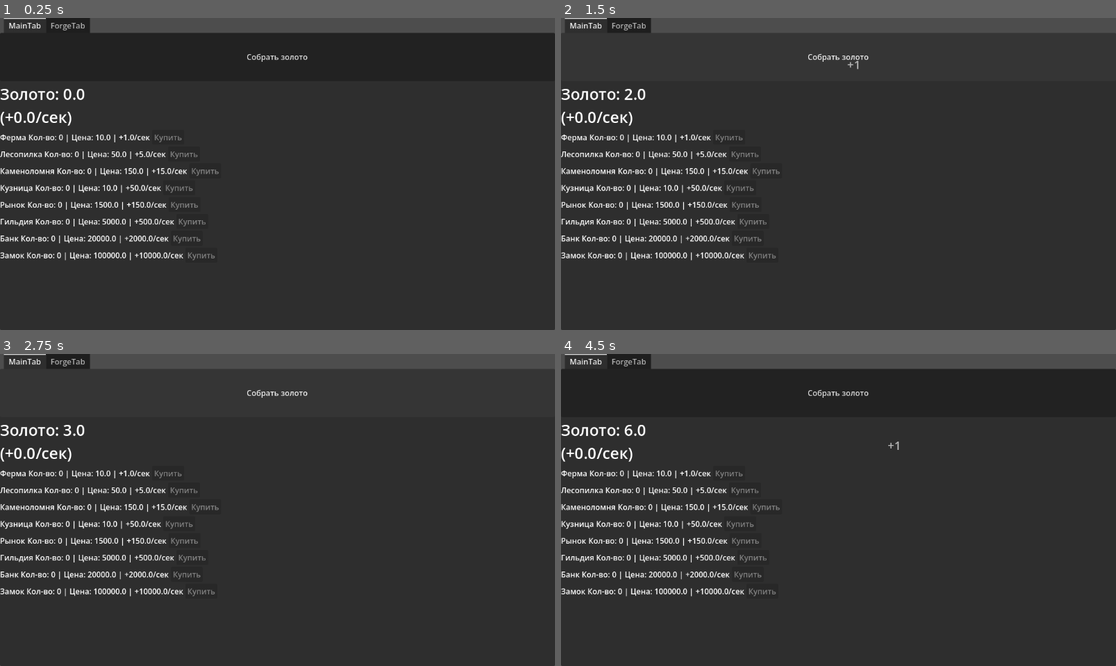
Above: before the commit, frames 1-4 (two rows, left to right).
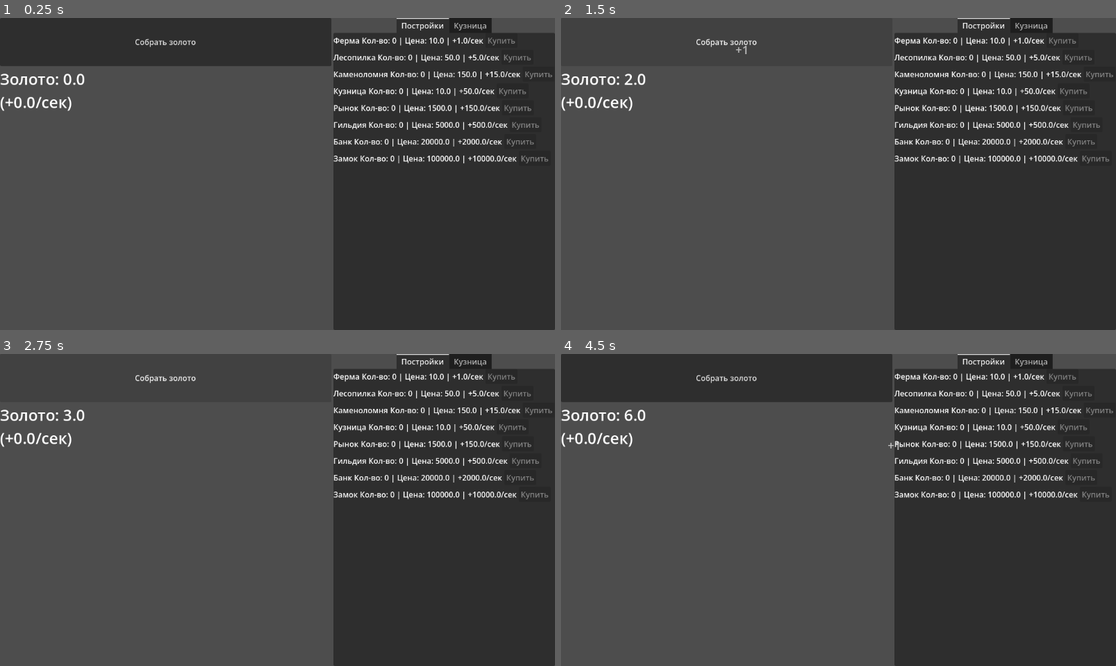
Above: after the commit, the same moments.

Repository: VPodolski/KinkdomClicker
Game: Godot game, scene res://main.tscn
Same seed, same stepped clock (60 frames per second), same inputs: the game is played once before the commit and once after it.
Inputs (mouse positions are in pixels of both pictures, inside the frame that each line leads up to):
- Up to frame 1 (0.25 s): no input
- Up to frame 2 (1.5 s): click "Собрать золото" at 0.5 s; click "Собрать золото" at 1.25 s
- Up to frame 3 (2.75 s): click "Собрать золото" at 2 s
- Up to frame 4 (4.5 s): tap Enter at 2.75, 4.25 s; move the mouse to (960, 494) at 2.77 s; tap Space at 3.5 s; move the mouse to (727, 525) at 3.52 s; move the mouse to (894, 441) at 4.27 s

The runs differ from the first frame. In frame 1, 56% of the frame differs, in the area x 0-100%, y 0-100%; in frame 2, 51%; in frame 3, 51%; in frame 4, 56%.

Commit message:
UI has been updated for the main scene and additional tabs

Diff:
--- a/UI/MainUI.gd
+++ b/UI/MainUI.gd
@@ -3,11 +3,12 @@
 @onready var game = GameLogic  # если добавишь Game в AutoLoad
 
 # UI элементы
-@onready var gold_label = $TabContainer/MainTab/GoldLabel
-@onready var gold_button = $TabContainer/MainTab/GoldButton
-
-@onready var buildings_container = $TabContainer/MainTab/BuildingsContainer
-@onready var upgrades_container = $TabContainer/ForgeTab/ScrollContainer/UpgradesContainer
+@onready var gold_label = $HBoxContainer/LeftPanel/GoldLabel
+@onready var gold_button = $HBoxContainer/LeftPanel/GoldButton
+
+@onready var right_panel = $HBoxContainer/RightPanel
+@onready var buildings_container = $HBoxContainer/RightPanel/BuildingTab/Buildings/BuildingsContainer
+@onready var upgrades_container = $HBoxContainer/RightPanel/ForgeTab/Upgrades/UpgradesContainer
 
 var building_item_scene = preload("res://ui/BuildingItem.tscn")
 var upgrade_item_scene = preload("res://ui/UpgradeItem.tscn")
@@ -27,6 +28,8 @@
 	create_buildings_ui()
 	create_upgrades_ui()
 
+	right_panel.set_tab_title(0, "Постройки")
+	right_panel.set_tab_title(1, "Кузница")
 
 func _process(delta):
 	ui_update_timer += delta
--- a/main.tscn
+++ b/main.tscn
@@ -11,55 +11,70 @@
 grow_vertical = 2
 script = ExtResource("1_ig7tw")
 
-[node name="TabContainer" type="TabContainer" parent="." unique_id=565127916]
+[node name="HBoxContainer" type="HBoxContainer" parent="." unique_id=707017350]
 layout_mode = 1
 anchors_preset = 15
 anchor_right = 1.0
 anchor_bottom = 1.0
 grow_horizontal = 2
 grow_vertical = 2
-current_tab = 0
 
-[node name="MainTab" type="VBoxContainer" parent="TabContainer" unique_id=1750776209]
+[node name="LeftPanel" type="VBoxContainer" parent="HBoxContainer" unique_id=171810049]
 layout_mode = 2
-metadata/_tab_index = 0
+size_flags_horizontal = 3
+size_flags_stretch_ratio = 3.0
 
-[node name="GoldButton" type="Button" parent="TabContainer/MainTab" unique_id=1397629066]
+[node name="GoldButton" type="Button" parent="HBoxContainer/LeftPanel" unique_id=1397629066]
 custom_minimum_size = Vector2(300, 100)
 layout_mode = 2
 text = "Собрать золото"
 
-[node name="GoldLabel" type="Label" parent="TabContainer/MainTab" unique_id=605480262]
+[node name="GoldLabel" type="Label" parent="HBoxContainer/LeftPanel" unique_id=605480262]
 layout_mode = 2
 theme_override_font_sizes/font_size = 32
 text = "Золото: 0"
 
-[node name="AutoGoldTimer" type="Timer" parent="TabContainer/MainTab" unique_id=154780128]
+[node name="AutoGoldTimer" type="Timer" parent="HBoxContainer/LeftPanel" unique_id=154780128]
 autostart = true
 
-[node name="BuildingsContainer" type="VBoxContainer" parent="TabContainer/MainTab" unique_id=1449457944]
+[node name="RightPanel" type="TabContainer" parent="HBoxContainer" unique_id=565127916]
+layout_mode = 2
+size_flags_horizontal = 3
+size_flags_stretch_ratio = 2.0
+tab_alignment = 1
+current_tab = 0
+
+[node name="BuildingTab" type="VBoxContainer" parent="HBoxContainer/RightPanel" unique_id=1750776209]
+layout_mode = 2
+metadata/_tab_index = 0
+
+[node name="Buildings" type="ScrollContainer" parent="HBoxContainer/RightPanel/BuildingTab" unique_id=1640981212]
+layout_mode = 2
+size_flags_vertical = 3
+
+[node name="BuildingsContainer" type="VBoxContainer" parent="HBoxContainer/RightPanel/BuildingTab/Buildings" unique_id=1449457944]
 layout_mode = 2
 
-[node name="ForgeTab" type="VBoxContainer" parent="TabContainer" unique_id=199863777]
+[node name="ForgeTab" type="VBoxContainer" parent="HBoxContainer/RightPanel" unique_id=199863777]
 visible = false
 layout_mode = 2
 metadata/_tab_index = 1
 
-[node name="ScrollContainer" type="ScrollContainer" parent="TabContainer/ForgeTab" unique_id=1764712141]
+[node name="Upgrades" type="ScrollContainer" parent="HBoxContainer/RightPanel/ForgeTab" unique_id=1764712141]
 layout_mode = 2
 size_flags_vertical = 3
 theme_override_constants/scrollbar_h_separation = 10
 theme_override_constants/scrollbar_v_separation = 20
 
-[node name="UpgradesContainer" type="VBoxContainer" parent="TabContainer/ForgeTab/ScrollContainer" unique_id=1631420813]
+[node name="UpgradesContainer" type="VBoxContainer" parent="HBoxContainer/RightPanel/ForgeTab/Upgrades" unique_id=1631420813]
 layout_mode = 2
 size_flags_vertical = 3
 
-[node name="ForgeTitle" type="Label" parent="TabContainer/ForgeTab" unique_id=580593036]
+[node name="ForgeTitle" type="Label" parent="HBoxContainer/RightPanel/ForgeTab" unique_id=580593036]
 layout_mode = 2
 
-[node name="Queue" type="Label" parent="TabContainer/ForgeTab" unique_id=1944781138]
+[node name="Queue" type="Label" parent="HBoxContainer/RightPanel/ForgeTab" unique_id=1944781138]
 layout_mode = 2
 
-[connection signal="pressed" from="TabContainer/MainTab/GoldButton" to="." method="_on_gold_button_pressed"]
-[connection signal="timeout" from="TabContainer/MainTab/AutoGoldTimer" to="." method="_on_auto_gold_timer_timeout"]
+[connection signal="pressed" from="HBoxContainer/LeftPanel/GoldButton" to="." method="_on_gold_button_pressed"]
+[connection signal="timeout" from="HBoxContainer/LeftPanel/AutoGoldTimer" to="." method="_on_auto_gold_timer_timeout"]
